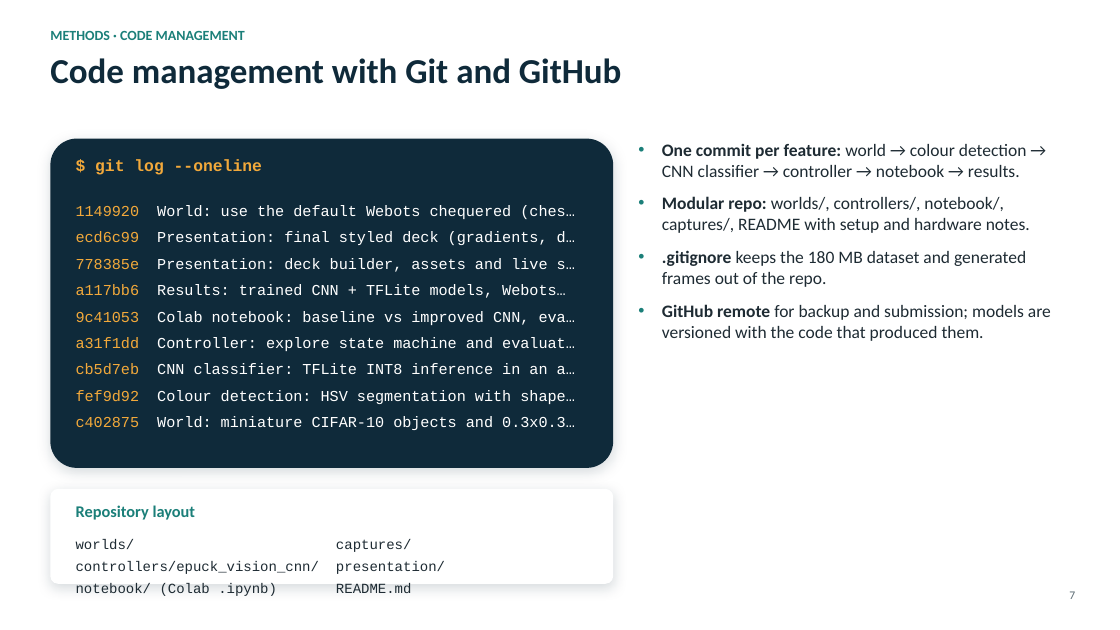
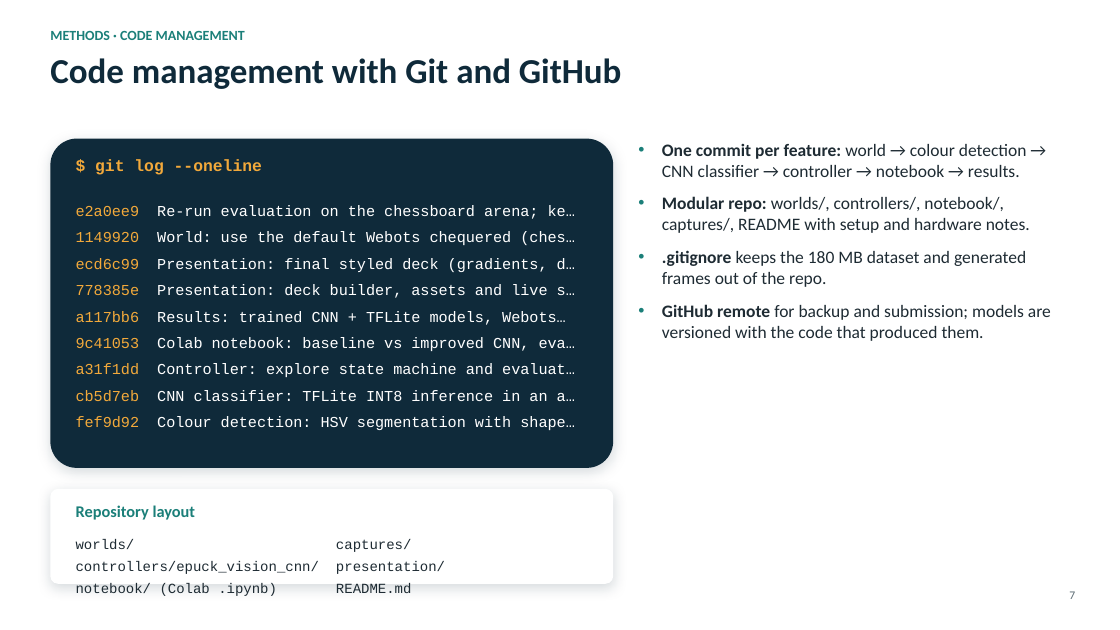
Before and after one commit to dharshanthehacker-arch/epuck-cnn-webots, a slide deck: slide 7 of presentation/CNN_Webots_Presentation.pptx. Drawn at 1120x630 pixels with LibreOffice and Linux fonts; fonts in the diff are those of the drawing; background and template pictures are left out. Boxes give left, top, right and bottom in pixels: in the first picture for what was removed or moved away, otherwise in the second. Text is boxed around its words. In the diff, an @@ line names an element or a change of style, - is before the commit and + after.

```diff
--- a/presentation/CNN_Webots_Presentation.pptx
+++ b/presentation/CNN_Webots_Presentation.pptx
@@ text at (x1=76, y1=205, x2=575, y2=219): paragraph added @@
+e2a0ee9 Re-run evaluation on the chessboard arena; ke…
@@ text at (x1=76, y1=416, x2=575, y2=430): paragraph removed @@
-c402875 World: miniature CIFAR-10 objects and 0.3x0.3…
```
Also in this commit, not shown: 1 other file.
